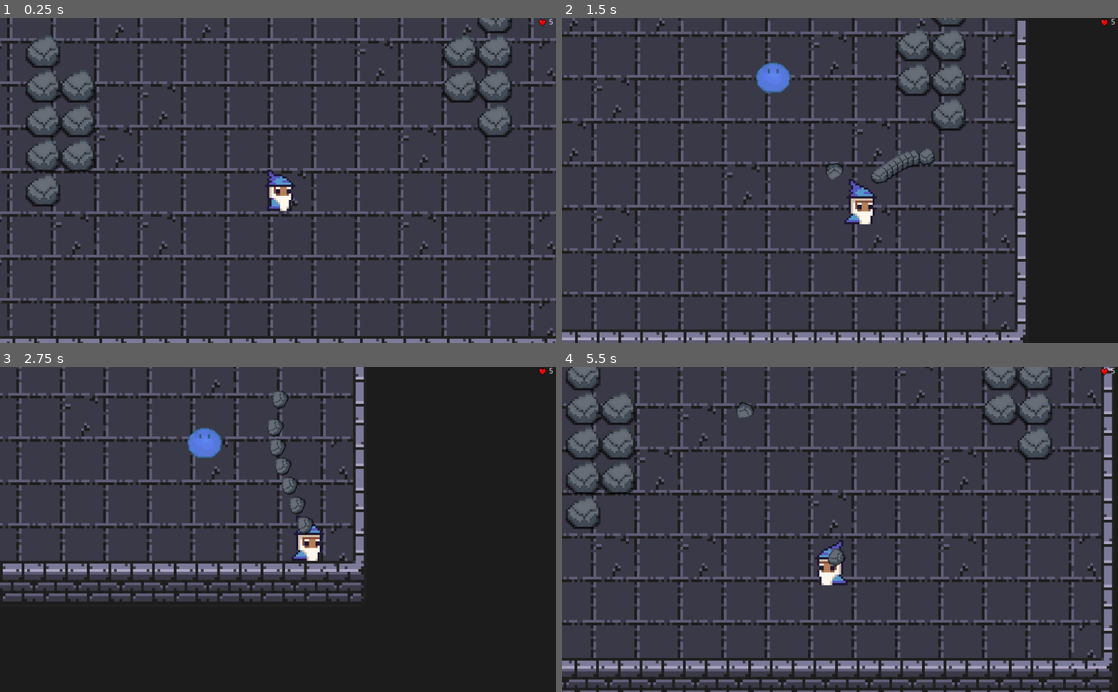
Above: before the commit, frames 1-4 (two rows, left to right).
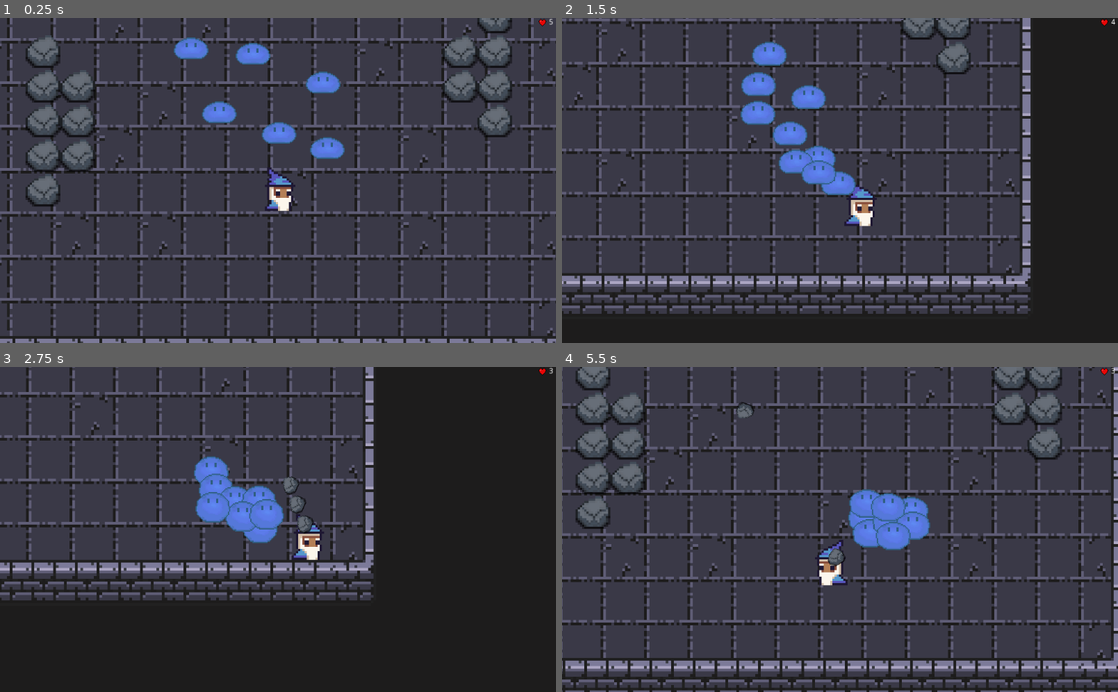
Above: after the commit, the same moments.

Repository: damejan/programowanie-gier
Game: Godot game, scene res://Scenes/Main.tscn
Two runs of this game, one before a commit and one after it. Both use one fixed random seed, a clock stepped at 60 frames per second and the inputs below.
Inputs (mouse positions are in pixels of both pictures, inside the frame that each line leads up to):
- Up to frame 1 (0.25 s): no input
- Up to frame 2 (1.5 s): move the mouse to (962, 164) at 0.52 s; press the mouse at (962, 164) at 0.53 s; hold D (player_right) 0.53-1.28 s; move the mouse to (728, 196) at 1.27 s; release the mouse at (728, 196) at 1.28 s; hold S (player_down) from 1.28 s (still down); click (728, 196) at 1.35 s
- Up to frame 3 (2.75 s): move the mouse to (333, 458) at 2.02 s; release S (player_down) at 2.03 s; press the mouse at (333, 458) at 2.03 s; hold D (player_right) from 2.03 s (still down)
- Up to frame 4 (5.5 s): move the mouse to (812, 594) at 2.77 s; release D (player_right) at 2.78 s; release the mouse at (812, 594) at 2.78 s; hold W (player_up) 2.78-3.53 s; click (812, 594) at 2.85 s; move the mouse to (1006, 578) at 3.52 s; press the mouse at (1006, 578) at 3.53 s; hold A (player_left) 3.53-5.03 s; move the mouse to (673, 480) at 4.27 s; release the mouse at (673, 480) at 4.28 s; click (673, 480) at 4.35 s; move the mouse to (867, 529) at 5.02 s; press the mouse at (867, 529) at 5.03 s; hold S (player_down) from 5.03 s (still down)

The runs differ from the first frame. In frame 1, 2.2% of the frame differs, in the area x 31-62%, y 5-60%; in frame 2, 38%, in the area x 0-100%, y 0-100%; in frame 3, 18%; in frame 4, 28%.

Commit message:
change slime ai

Diff:
--- a/src/Objects/Hero/Hero.tscn
+++ b/src/Objects/Hero/Hero.tscn
@@ -41,7 +41,7 @@
 scale = Vector2( 4, 4 )
 frames = SubResource( 1 )
 animation = "Mage_idle"
-frame = 2
+frame = 3
 playing = true
 
 [node name="CollisionShape2D" type="CollisionShape2D" parent="."]
--- a/src/Objects/Slime.tscn
+++ b/src/Objects/Slime.tscn
@@ -43,6 +43,7 @@
 
 [node name="AnimatedSprite" type="AnimatedSprite" parent="."]
 frames = SubResource( 1 )
+frame = 6
 playing = true
 
 [node name="CollisionShape2D" type="CollisionShape2D" parent="."]
@@ -73,5 +74,6 @@
 shape = SubResource( 4 )
 [connection signal="area_entered" from="HitBox" to="." method="_on_HitBox_area_entered"]
 [connection signal="body_entered" from="HitBox" to="." method="_on_HitBox_body_entered"]
+[connection signal="body_exited" from="HitBox" to="." method="_on_HitBox_body_exited"]
 [connection signal="body_entered" from="POV" to="." method="_on_POV_body_entered"]
 [connection signal="body_exited" from="POV" to="." method="_on_POV_body_exited"]
--- a/src/Scenes/Main.tscn
+++ b/src/Scenes/Main.tscn
@@ -330,10 +330,8 @@
 collision_layer = 2147483649
 
 [node name="Navigation2D" type="Navigation2D" parent="."]
-visible = false
 
 [node name="NavigationPolygonInstance" type="NavigationPolygonInstance" parent="Navigation2D"]
-visible = false
 position = Vector2( 0.749161, 0 )
 navpoly = SubResource( 14 )
 
@@ -343,5 +341,37 @@
 position = Vector2( 494.59, -106.658 )
 scale = Vector2( 2, 2 )
 
+[node name="Slime2" parent="Enemies" instance=ExtResource( 4 )]
+position = Vector2( 402.521, -24.1132 )
+scale = Vector2( 2, 2 )
+
+[node name="Slime3" parent="Enemies" instance=ExtResource( 4 )]
+position = Vector2( 667.617, -27.288 )
+scale = Vector2( 2, 2 )
+
+[node name="Slime4" parent="Enemies" instance=ExtResource( 4 )]
+position = Vector2( 629.519, 126.69 )
+scale = Vector2( 2, 2 )
+
+[node name="Slime5" parent="Enemies" instance=ExtResource( 4 )]
+position = Vector2( 380.297, 191.773 )
+scale = Vector2( 2, 2 )
+
+[node name="Slime6" parent="Enemies" instance=ExtResource( 4 )]
+position = Vector2( 467.604, 71.1307 )
+scale = Vector2( 2, 2 )
+
+[node name="Slime7" parent="Enemies" instance=ExtResource( 4 )]
+position = Vector2( 661.267, 263.206 )
+scale = Vector2( 2, 2 )
+
+[node name="Slime8" parent="Enemies" instance=ExtResource( 4 )]
+position = Vector2( 523.163, 215.584 )
+scale = Vector2( 2, 2 )
+
+[node name="Slime9" parent="Enemies" instance=ExtResource( 4 )]
+position = Vector2( 334.263, 69.5433 )
+scale = Vector2( 2, 2 )
+
 [node name="HUD_GUI" parent="." instance=ExtResource( 5 )]
 [connection signal="move" from="Hero" to="Enemies/Slime" method="_on_Hero_move"]
--- a/src/Scripts/Hero_script.gd
+++ b/src/Scripts/Hero_script.gd
@@ -26,20 +26,24 @@
 	if Input.is_action_pressed("player_down") and not Input.is_action_pressed("player_up"):
 		motion.y = clamp(motion.y + speed, 0, max_speed)
 		emit_signal("move")
+		get_tree().call_group("Enemies", "player_moved_change_path")
 	elif Input.is_action_pressed("player_up") and not Input.is_action_pressed("player_down"):
 		motion.y = clamp(motion.y - speed, -max_speed, 0)
 		emit_signal("move")
+		get_tree().call_group("Enemies", "player_moved_change_path")
 	else:
 		motion.y = lerp(motion.y, 0, resistance)
 
 	if Input.is_action_pressed("player_left") and not Input.is_action_pressed("player_right"):
 		motion.x = clamp(motion.x - speed, -max_speed, 0)
 		emit_signal("move")
+		get_tree().call_group("Enemies", "player_moved_change_path")
 #		$AnimatedSprite.play("run")
 #		$AnimatedSprite.flip_h = true;
 	elif Input.is_action_pressed("player_right") and not Input.is_action_pressed("player_left"):
 		motion.x = clamp(motion.x + speed, 0, max_speed)
 		emit_signal("move")
+		get_tree().call_group("Enemies", "player_moved_change_path")
 #		$AnimatedSprite.play("run")
 #		$AnimatedSprite.flip_h = false;
 	else:
@@ -81,6 +85,7 @@
 
 	if body.is_in_group("Enemies"):
 		motion = (global_position - body.position) * (speed * 0.8)
+#		get_tree().call_group("Enemies", "player_moved_change_path")
 		Global.hurt_player()
 
 	print("motion: ", motion)
--- a/src/Scripts/Slime.gd
+++ b/src/Scripts/Slime.gd
@@ -1,7 +1,7 @@
 extends KinematicBody2D
 
-var speed = 30; # base speed for all characters
-var max_speed = 300; # base max_speed for all characters
+export var speed = 250; # base speed for all characters
+#var max_speed = 300; # base max_speed for all characters
 var resistance = 0.1; # 0.1s
 
 var hp = 10
@@ -9,73 +9,145 @@
 onready var navigation = get_tree().get_root().find_node("Navigation2D", true, false)
 onready var player = get_parent().get_parent().get_node("Hero")
 
-var path = []
-var motion
-var player_in_pov = false
+var path
 
-export var enemy_speed = 0.8
+
+func _ready():
+	update_path(position, player.position)
+	print("test from slime ready: ", name)
 
 func _process(delta):
-	if hp <= 0:
-		queue_free()
-
-func _physics_process(delta):
-	move()
-
-func move():
-	if  path.size() > 0:
-		motion = (path[0] - position).normalized() * (max_speed * enemy_speed)
-		move_and_slide(motion)
-
-#		print(self.name, path)
-
-		if path[0].x - position.x < 2 and path[0].y - position.y < 2:
-			path.remove(0)
-
-	if player_in_pov and path.size() < 3:
-		make_path()
-
-func make_path():
-	path = navigation.get_simple_path(position, player.position, true)
-	path.remove(0)
+	var walk_distance = speed * delta
+	move_along_path(walk_distance)
 
 
+func update_path(start_position, end_position):
+	path = navigation.get_simple_path(start_position, end_position, true)
+	path.remove(0)
+#	set_process(true)
 
-func _on_POV_body_entered(body):
-	player_in_pov = true
-	make_path()
+func move_along_path(distance):
+	var last_point = position
+	while path.size():
+		var distance_between_points = last_point.distance_to(path[0])
+		# The position to move to falls between two points.
+		if distance <= distance_between_points:
+#			position = last_point.linear_interpolate(path[0], distance / distance_between_points)
+			move_and_slide((path[0] - position).normalized() * speed)
+			return
+		# The position is past the end of the segment.
+#		print("distance: ", distance, " distance_between_points: ", distance_between_points)
+		distance -= distance_between_points
+		last_point = path[0]
+		path.remove(0)
+
+	if path.size() == 0:
+		update_path(position, player.position)
+	# The character reached the end of the path.
+	position = last_point
+#	set_process(false)
 
 
-
-func _on_POV_body_exited(body):
-	player_in_pov = false
-	path = [];
-
+func player_moved_change_path():
+	update_path(position, player.position)
 
 func _on_HitBox_body_entered(body):
-#	print(body.name)
-#	print(body.name, " ", navigation)
-	if body.name == "Hero":
-#		blocked = false
-#		Global.hurt_player(body)
+	print("on_entereed: ", body, " ", body.name)
+	if body.is_in_group("Enemies"):
 		pass
-	elif body.name == "MapElements":
+#		print(get_parent().get_node(body.name).name)
+#		get_parent().get_node(body.name).speed -= 20;
+
+func _on_HitBox_body_exited(body):
+	print("on_exited: ", body, " ", body.name)
+	if body.is_in_group("Enemies"):
 		pass
-	elif body is KinematicBody2D:
-		make_path()
-#		blocked = false
-
-
-func _on_Hero_move():
-	if player_in_pov:
-#		print("test")
-		make_path()
-
+#		print(get_parent().get_node(body.name).name)
+#		get_parent().get_node(body.name).speed = 250;
 
 func _on_HitBox_area_entered(area):
 	if area.is_in_group("Enemy_damager"):
-		# destroy byllet node
-#		modulate = Color.white
-#		motion = -motion * 4;
 		hp -= 1
 		area.get_parent().queue_free()
+		if hp < 0:
+			queue_free();
+
+#var speed = 30; # base speed for all characters
+#var max_speed = 300; # base max_speed for all characters
+#var resistance = 0.1; # 0.1s
+#
+#var hp = 10
+#
+#onready var navigation = get_tree().get_root().find_node("Navigation2D", true, false)
+#onready var player = get_parent().get_parent().get_node("Hero")
+#
+#var path = []
+#var motion
+#var player_in_pov = false
+#
+#export var enemy_speed = 0.8
+#
+#func _process(delta):
+#	if hp <= 0:
+#		queue_free()
+#
+#func _physics_process(delta):
+#	move()
+#
+#func move():
+#	if  path.size() > 0:
+#		motion = (path[0] - position).normalized() * (max_speed * enemy_speed)
+#		move_and_slide(motion)
+#
+##		print(self.name, path)
+#
+#		if path[0].x - position.x < 2 and path[0].y - position.y < 2:
+#			path.remove(0)
+#
+#	if player_in_pov and path.size() < 3:
+#		make_path()
+#
+#func make_path():
+#	path = navigation.get_simple_path(position, player.position, true)
+#	path.remove(0)
+#
+#
+#
+#func _on_POV_body_entered(body):
+#	player_in_pov = true
+#	make_path()
+#
+#
+#
+#func _on_POV_body_exited(body):
+#	player_in_pov = false
+#	path = [];
+#
+#
+#func _on_HitBox_body_entered(body):
+##	print(body.name)
+##	print(body.name, " ", navigation)
+#	if body.name == "Hero":
+##		blocked = false
+##		Global.hurt_player(body)
+#		pass
+#	elif body.name == "MapElements":
+#		pass
+#	elif body is KinematicBody2D:
+#		make_path()
+##		blocked = false
+#
+#
+#func _on_Hero_move():
+#	if player_in_pov:
+##		print("test")
+#		make_path()
+#
+#
+#func _on_HitBox_area_entered(area):
+#	if area.is_in_group("Enemy_damager"):
+#		# destroy byllet node
+##		modulate = Color.white
+##		motion = -motion * 4;
+#		hp -= 1
+#		area.get_parent().queue_free()
